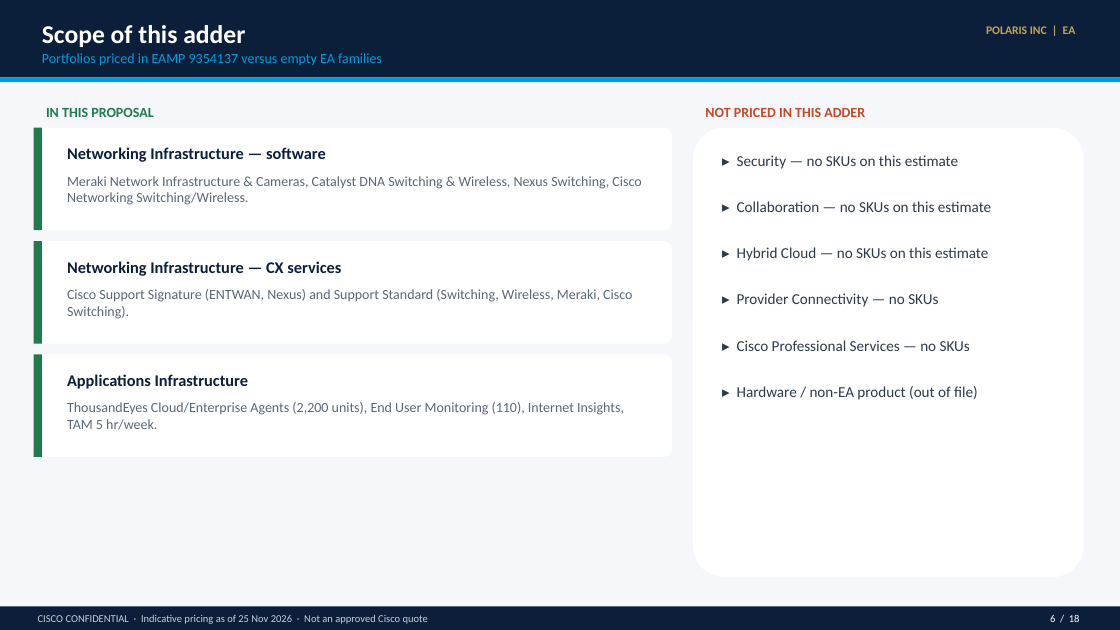
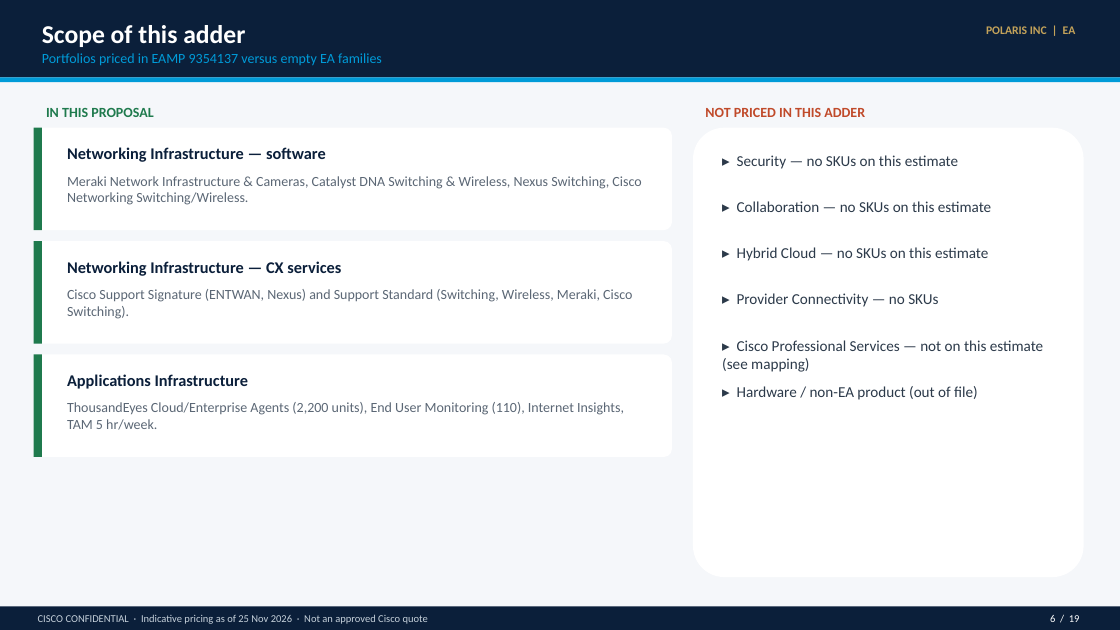
Before and after one commit to chchilds/cxvx, a slide deck: slide 6 of proposals/polaris-ea-9354137/POLARIS_INC_Enterprise_Agreement_Proposal.pptx. Drawn at 1120x630 pixels with LibreOffice and Linux fonts; fonts in the diff are those of the drawing. Boxes give left, top, right and bottom in pixels: in the first picture for what was removed or moved away, otherwise in the second. Text is boxed around its words. In the diff, an @@ line names an element or a change of style, - is before the commit and + after.

```diff
--- a/proposals/polaris-ea-9354137/POLARIS_INC_Enterprise_Agreement_Proposal.pptx
+++ b/proposals/polaris-ea-9354137/POLARIS_INC_Enterprise_Agreement_Proposal.pptx
@@ text at [722, 340, 1043, 372]: text changed @@
-▸ Cisco Professional Services — no SKUs
+▸ Cisco Professional Services — not on this estimate (see mapping)
```
Also in this commit, not shown: 15 other slides changed, 1 slide added, 1 other file.
